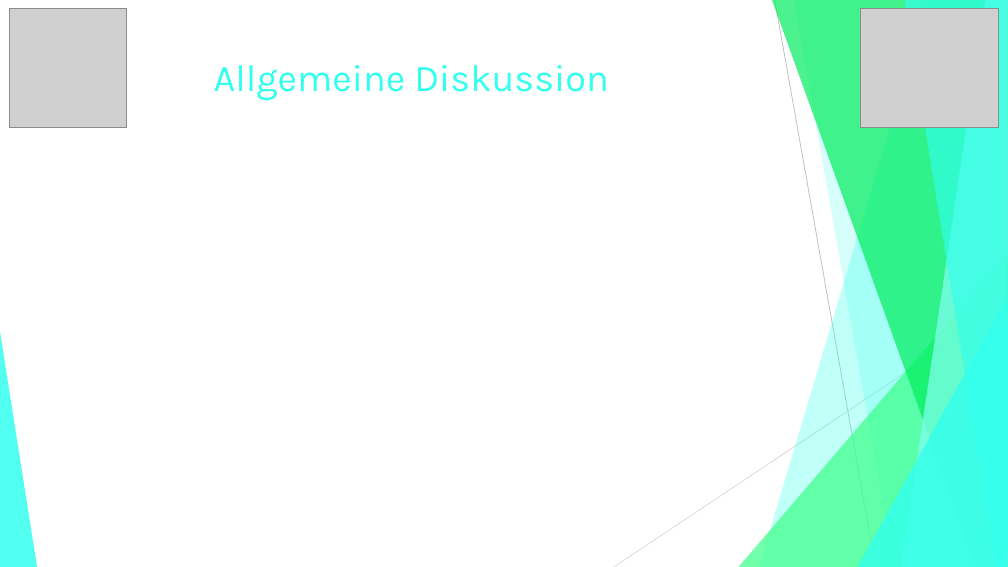
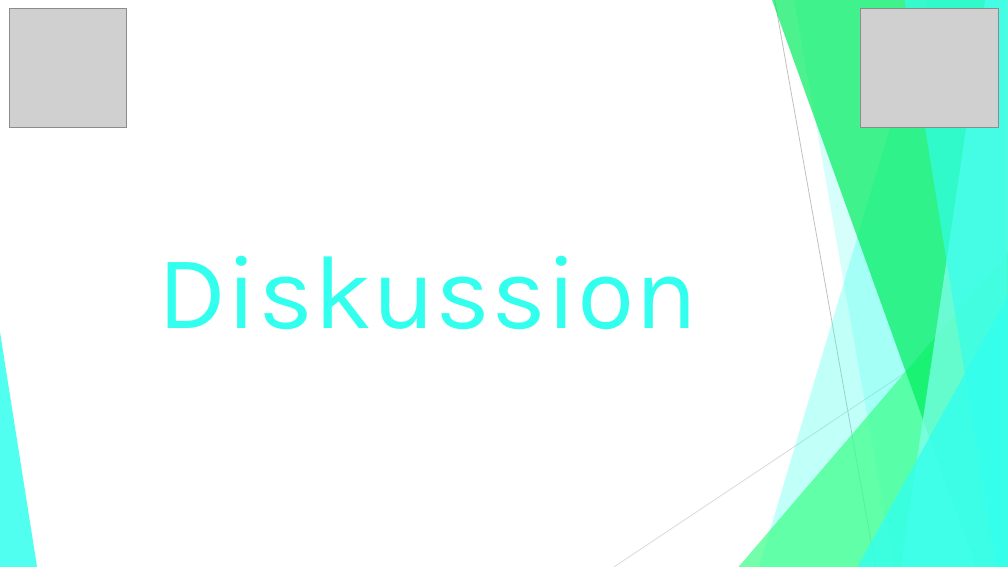
Before and after one commit to jGrochla/PocketCoach, a slide deck: slide 13 of PocketCoachExcel-PDF/PowerPoints/PocketCoach.pptx (slide 10 before the commit). Drawn at 1008x567 pixels with LibreOffice and Linux fonts; fonts in the diff are those of the drawing; grey boxes stand for pictures. Boxes give left, top, right and bottom in pixels: in the first picture for what was removed or moved away, otherwise in the second. Text is boxed around its words. In the diff, an @@ line names an element or a change of style, - is before the commit and + after.

```diff
--- a/PocketCoachExcel-PDF/PowerPoints/PocketCoach.pptx
+++ b/PocketCoachExcel-PDF/PowerPoints/PocketCoach.pptx
@@ title at <box>158,255,699,330</box>: text changed; size 36 to 100 pt @@
-Allgemeine Diskussion
+Diskussion
```
Also in this commit, not shown: 6 other slides changed, 4 slides added, 1 slide removed, 1 other file.
